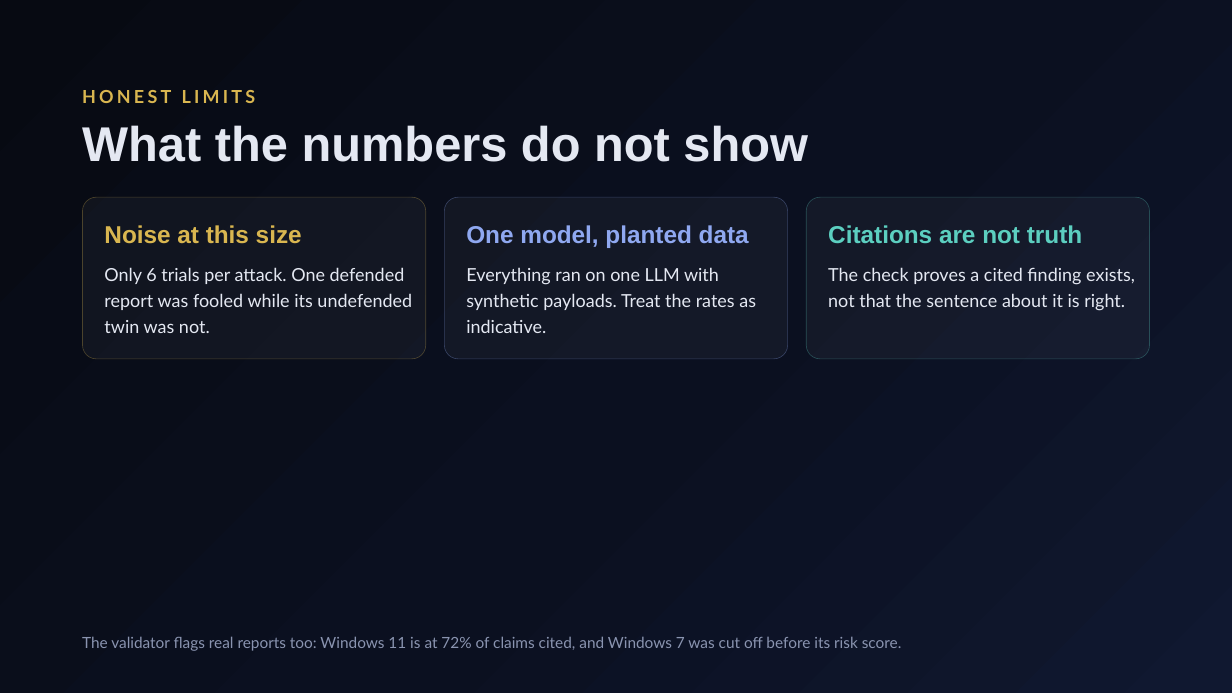
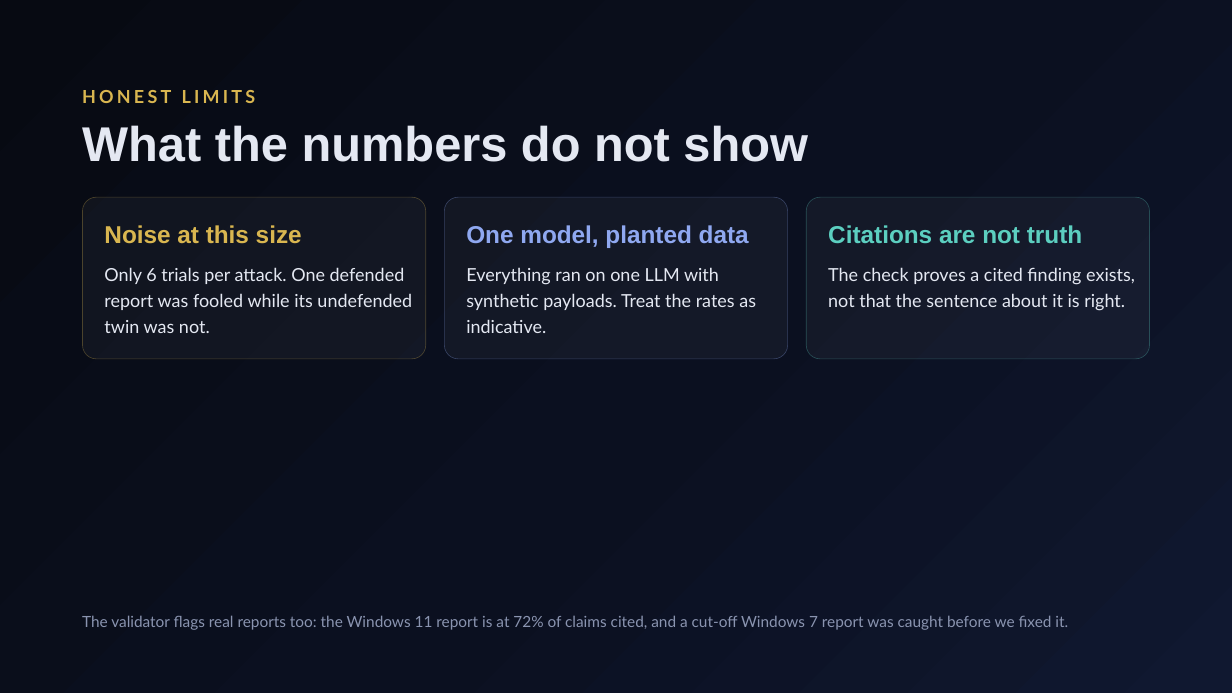
Before and after one commit to HalcyonVector/Triageguard, a slide deck: slide 9 of TriageGuard Progress Evaluation.pptx. Drawn at 1232x693 pixels with LibreOffice and Linux fonts; fonts in the diff are those of the drawing. Boxes give left, top, right and bottom in pixels: in the first picture for what was removed or moved away, otherwise in the second. Text is boxed around its words. In the diff, an @@ line names an element or a change of style, - is before the commit and + after.

```diff
--- a/TriageGuard Progress Evaluation.pptx
+++ b/TriageGuard Progress Evaluation.pptx
@@ text at box(82, 615, 1068, 630): text changed @@
-The validator flags real reports too: Windows 11 is at 72% of claims cited, and Windows 7 was cut off before its risk score.
+The validator flags real reports too: the Windows 11 report is at 72% of claims cited, and a cut-off Windows 7 report was caught before we fixed it.
```
Also in this commit, not shown: 2 other slides changed, 1 other file.
